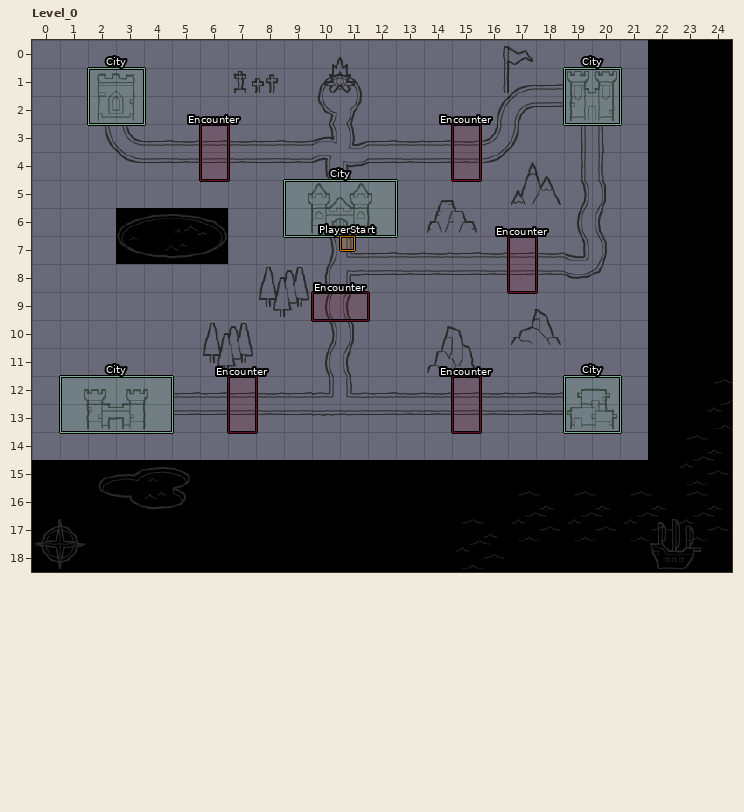
Two versions of a level (LDtk project, res/levels/world.ldtk). The picture above is the old version.
Cells are 32x32 px. Shown: Level_0 x 0..24, y 0..18. Not drawn, because the pictures are missing: unchanged layer "background".
After the commit:
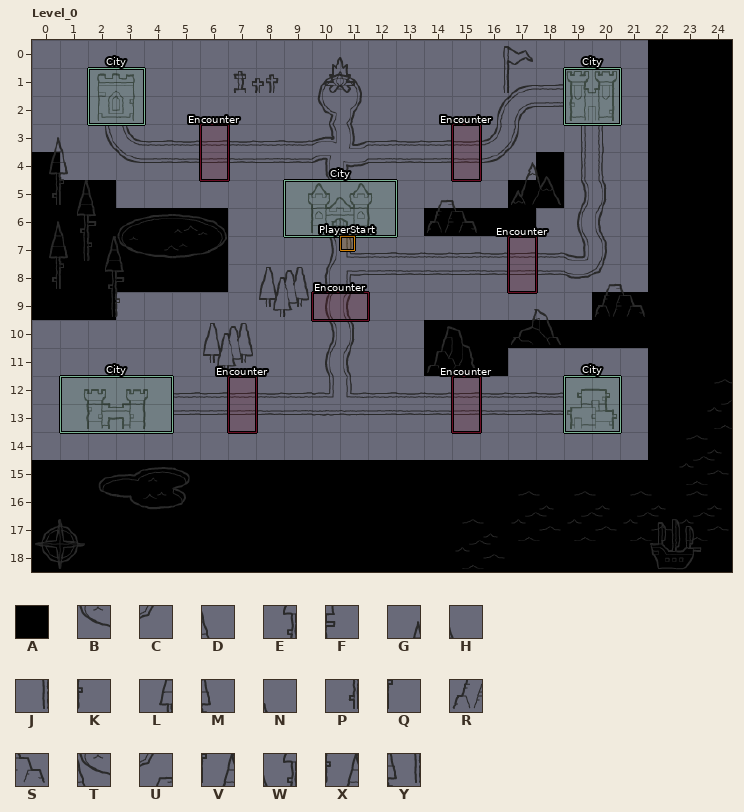
Key: from "Collision": A 1 "Solid"; from "Map_sheet2": B 140, C 188 flipped left-right, D 263, E 282, F 283, G 300, H 301, J 302, K 303, L 320, M 321, N 327, P 340, Q 341, R 346, S 347, T 140 under 263, U 188 flipped left-right under 326, V 262 under 341, W 301 under 282, X 303 under 262, Y 321 under 302.
_ is an empty cell.
Change:
Layer "Collision":
There is now tile A in row 4 at x 0 and 18; in row 5 at x 0 to 2 and 17 to 18; in row 6 at x 0 to 2 and 14 to 17; in row 7 at x 0 to 2; in row 8 at x 0 to 6; in row 9 at x 0 to 2 and 20 to 21.
There is now tile A in row 10 at x 14 to 21; in row 11 at x 14 to 16.
Layer "Tiles":
There is now tile D in row 5 at x 2.
There is now tile E in row 8 at x 2.
There is now tile F in row 6 at x 2; in row 8 at x 3.
There is now tile G in row 3 at x 0; in row 6 at x 0.
There is now tile H in row 3 at x 1.
There is now tile J in row 9 at x 2.
There is now tile K in row 9 at x 3.
There is now tile L in row 4 at x 0; in row 7 at x 0.
There is now tile M in row 4 at x 1.
There is now tile N in row 8 at x 21.
There is now tile P in row 5 at x 0; in row 8 at x 0.
There is now tile Q in row 8 at x 1.
There is now tile R in row 9 at x 20.
There is now tile S in row 9 at x 21.
The edit turns tile B into tile T in row 7 at x 3.
The edit turns tile C into tile U in row 8 at x 20.
There is now tile V in row 5 at x 1.
There is now tile W in row 6 at x 1.
There is now tile X in row 7 at x 2.
There is now tile Y in row 7 at x 1.
Pixel boxes of the changes (left, top, right, bottom) in both pictures:
changed: (32, 137, 228, 320)
added: (424, 152, 564, 236)
changed: (424, 283, 648, 376)
